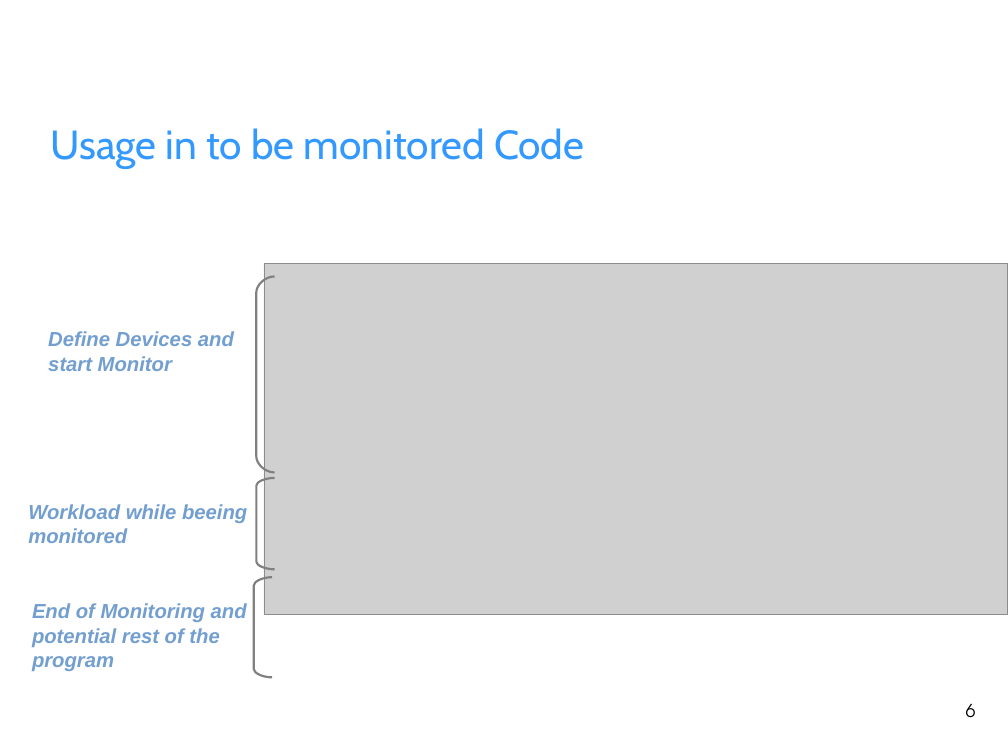
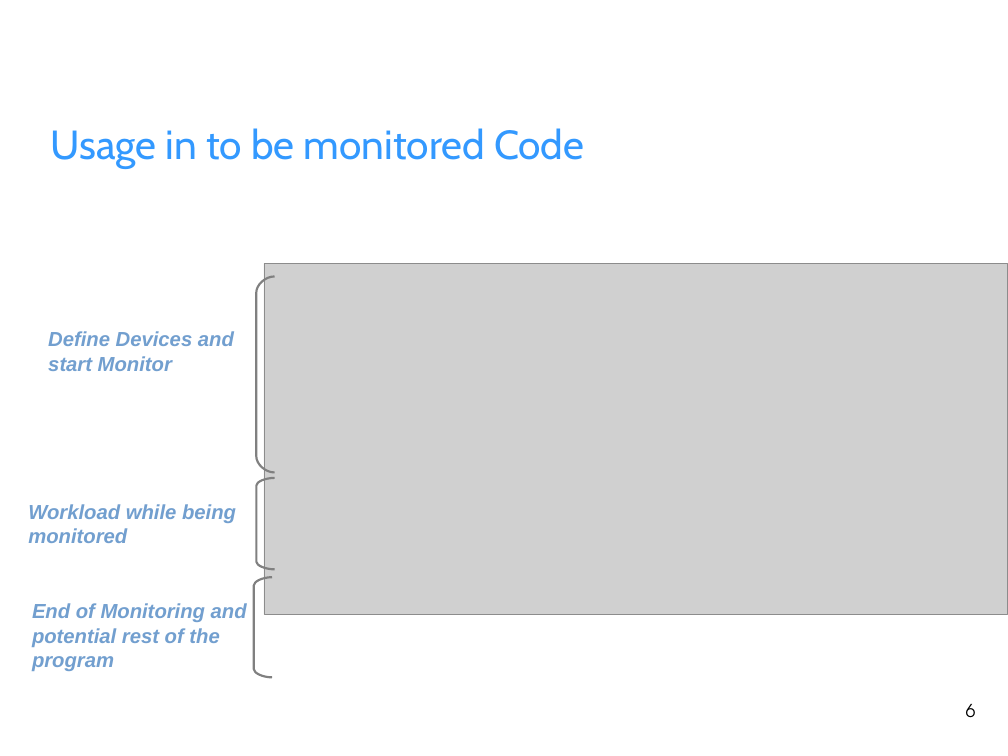
Before and after one commit to fhilprec/HardwareMonitoring, a slide deck: slide 6 of ProjectPresentation.odp. Drawn at 1008x756 pixels with LibreOffice and Linux fonts; fonts in the diff are those of the drawing; grey boxes stand for pictures; background and template pictures are left out. Boxes give left, top, right and bottom in pixels: in the first picture for what was removed or moved away, otherwise in the second. Text is boxed around its words. In the diff, an @@ line names an element or a change of style, - is before the commit and + after.

```diff
--- a/ProjectPresentation.odp
+++ b/ProjectPresentation.odp
@@ text at bbox=[28, 504, 236, 543]: text changed @@
-Workload while beeing monitored
+Workload while being monitored
```
Also in this commit, not shown: 2 other slides changed.
